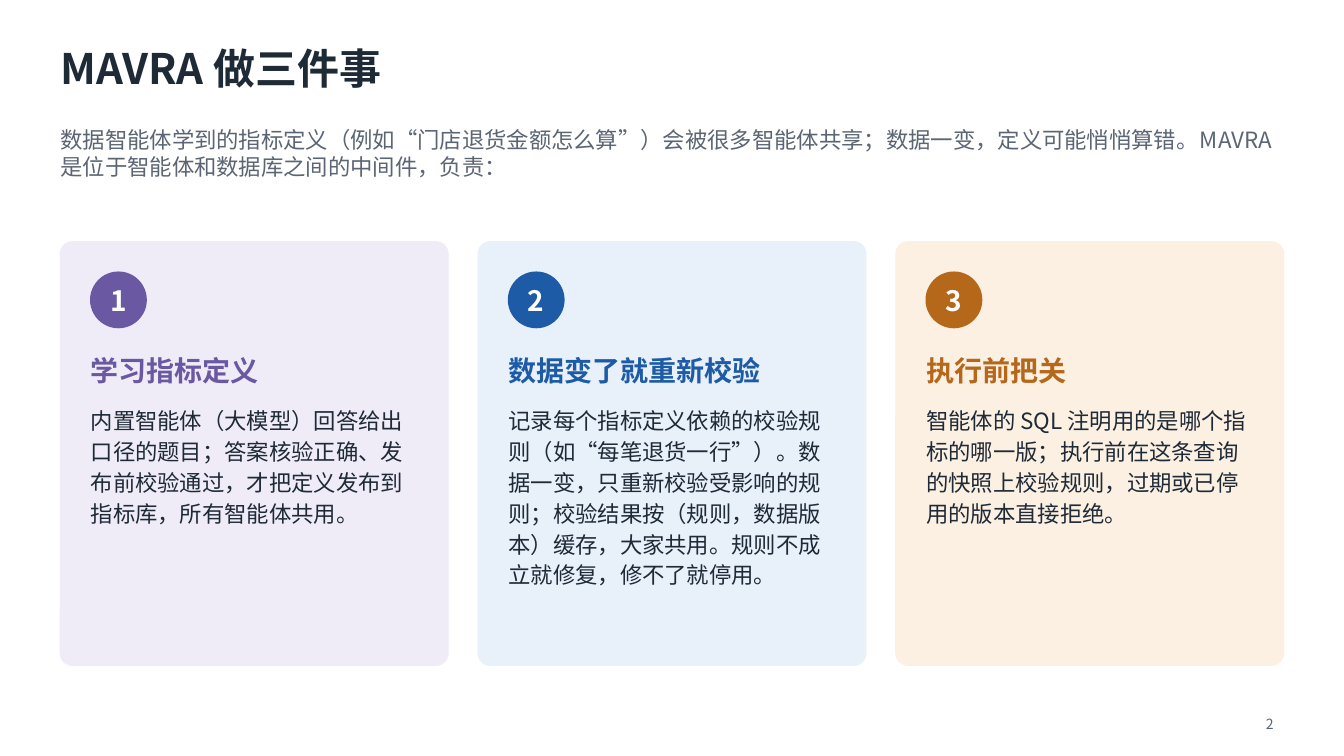
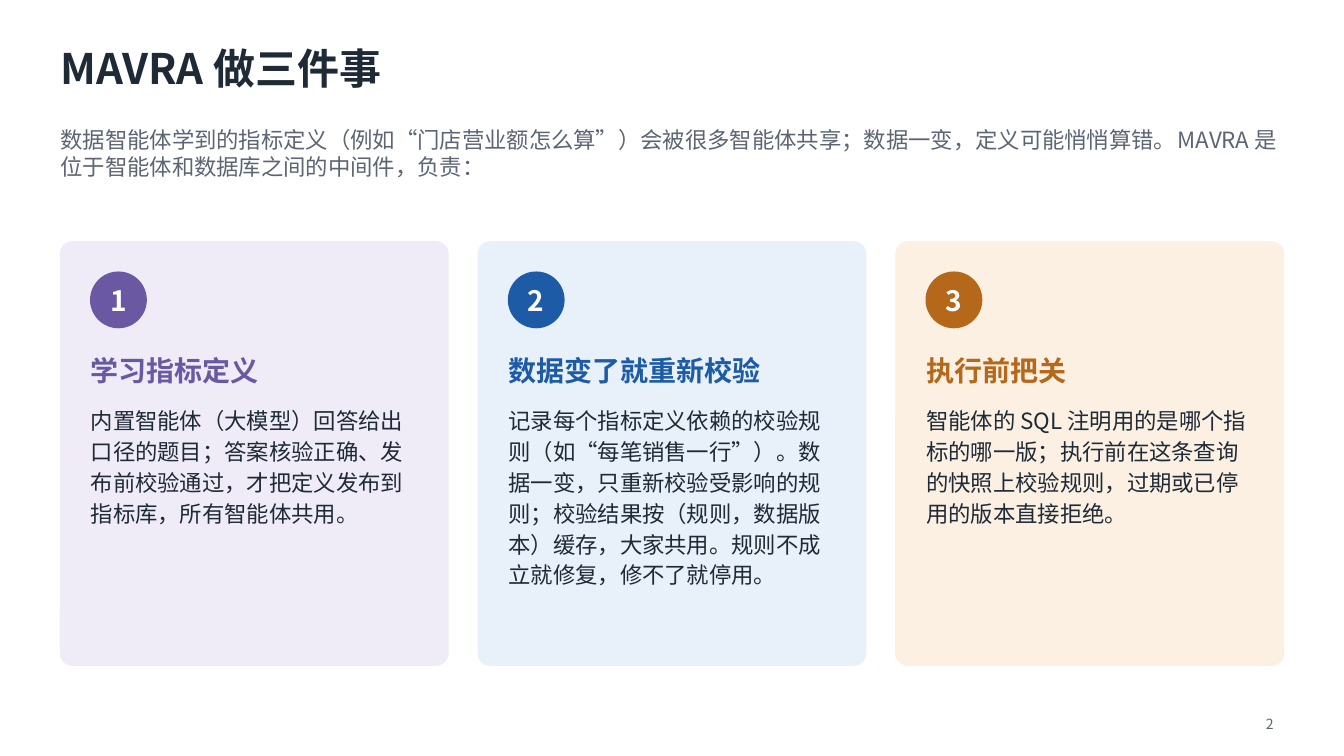
Before and after one commit to mmmttt000045/agent4db-adapter, a slide deck: slide 2 of docs/mavra-system.pptx. Drawn at 1344x756 pixels with LibreOffice and Linux fonts; fonts in the diff are those of the drawing. Boxes give left, top, right and bottom in pixels: in the first picture for what was removed or moved away, otherwise in the second. Text is boxed around its words. In the diff, an @@ line names an element or a change of style, - is before the commit and + after.

```diff
--- a/docs/mavra-system.pptx
+++ b/docs/mavra-system.pptx
@@ text at bbox=[60, 129, 1277, 177]: text changed @@
-数据智能体学到的指标定义（例如“门店退货金额怎么算”）会被很多智能体共享；数据一变，定义可能悄悄算错。MAVRA 是位于智能体和数据库之间的中间件，负责：
+数据智能体学到的指标定义（例如“门店营业额怎么算”）会被很多智能体共享；数据一变，定义可能悄悄算错。MAVRA 是位于智能体和数据库之间的中间件，负责：
@@ text at bbox=[508, 410, 820, 585]: text changed @@
-记录每个指标定义依赖的校验规则（如“每笔退货一行”）。数据一变，只重新校验受影响的规则；校验结果按（规则，数据版本）缓存，大家共用。规则不成立就修复，修不了就停用。
+记录每个指标定义依赖的校验规则（如“每笔销售一行”）。数据一变，只重新校验受影响的规则；校验结果按（规则，数据版本）缓存，大家共用。规则不成立就修复，修不了就停用。
```
Also in this commit, not shown: 2 other slides changed, 4 slides added, 19 other files.
